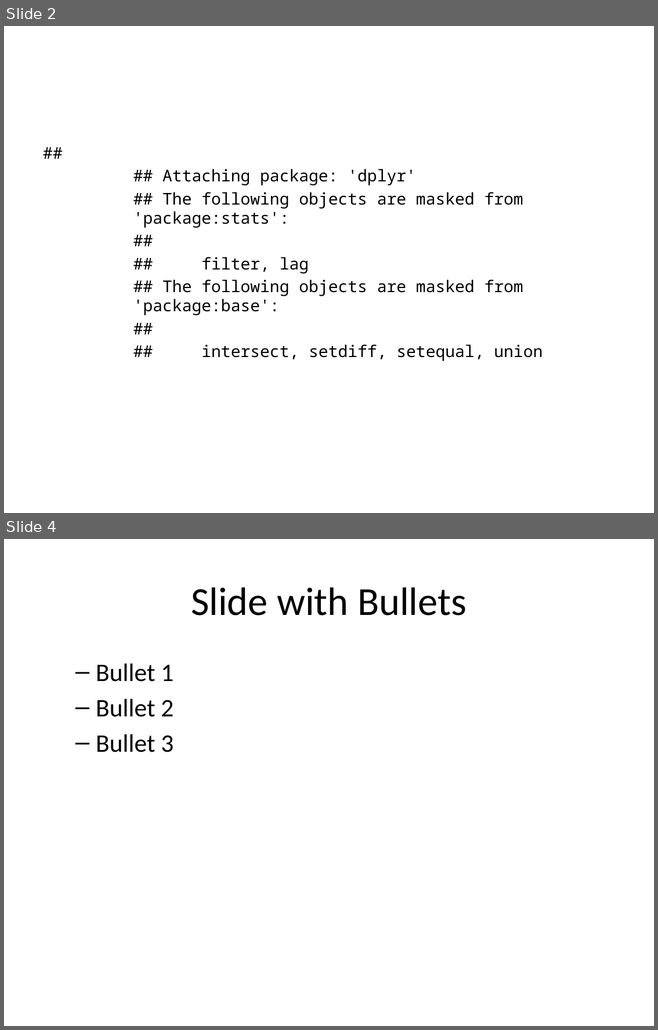
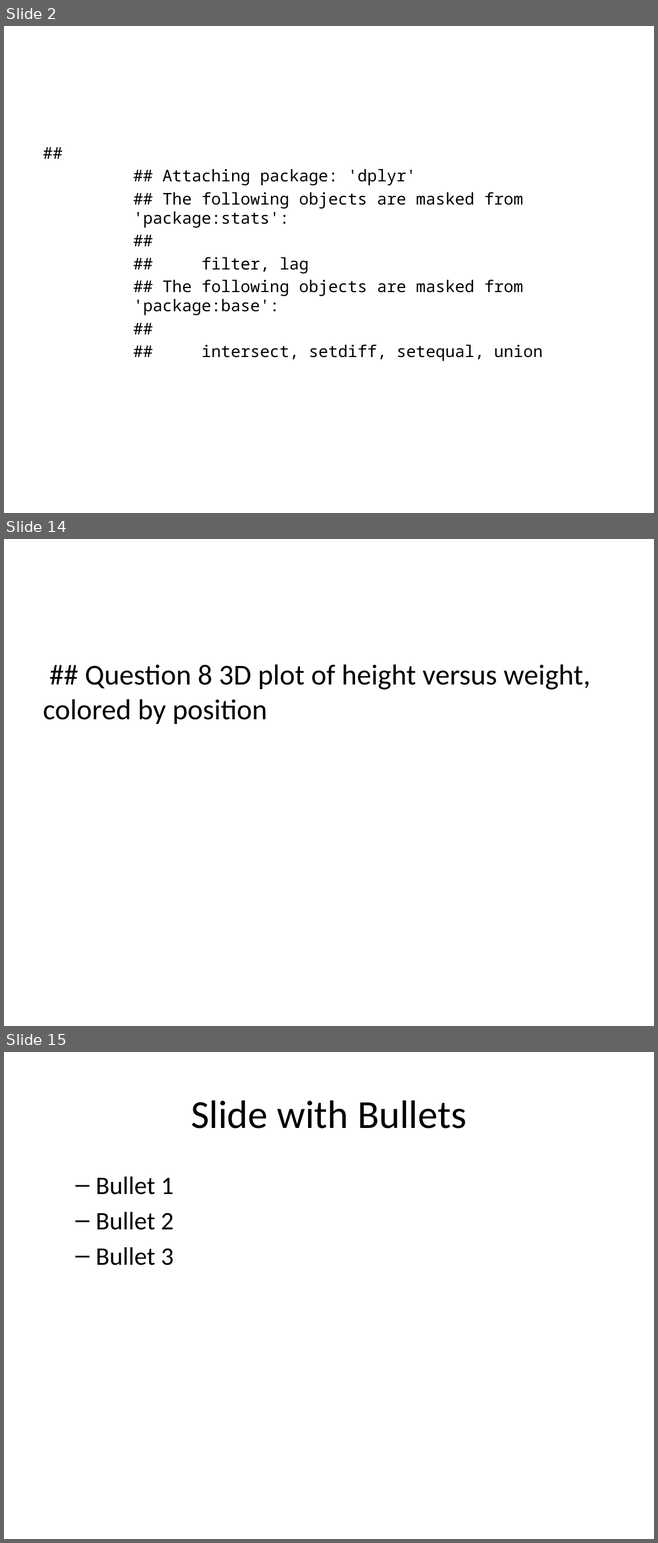
Before and after one commit to rmpalmer/MDS-6306-Doing-Data-Science-Fall-2019, a slide deck: Unit 2/Richard_Palmer_LiveSession_2.pptx. Shown one above the other, each under a label of ours: slides 2 and 4 before the commit, slides 2, 14 and 15 after it; the slides between them are not shown. The pictures are 658x1030 and 658x1543 pixels, drawn with LibreOffice and Linux fonts; fonts in the diff are those of the drawing. Boxes give left, top, right and bottom in pixels: in the first picture for what was removed or moved away, otherwise in the second. Text is boxed around its words. In the diff, an @@ line names an element or a change of style, - is before the commit and + after.

Commit message:
mostly working through question 7

```diff
--- a/Unit 2/Richard_Palmer_LiveSession_2.pptx
+++ b/Unit 2/Richard_Palmer_LiveSession_2.pptx
@@ slide 14 added at (x1=4, y1=539, x2=654, y2=1026), background #FFFFFF @@
@@ text added at (x1=43, y1=664, x2=590, y2=724), 32 pt, text #000000 @@
+## Question 8 3D plot of height versus weight, colored by position
@@ what was slide 4 is now slide 15 @@
```
Also in this commit, not shown: 11 other slides added, 1 slide removed, 1 other file.
